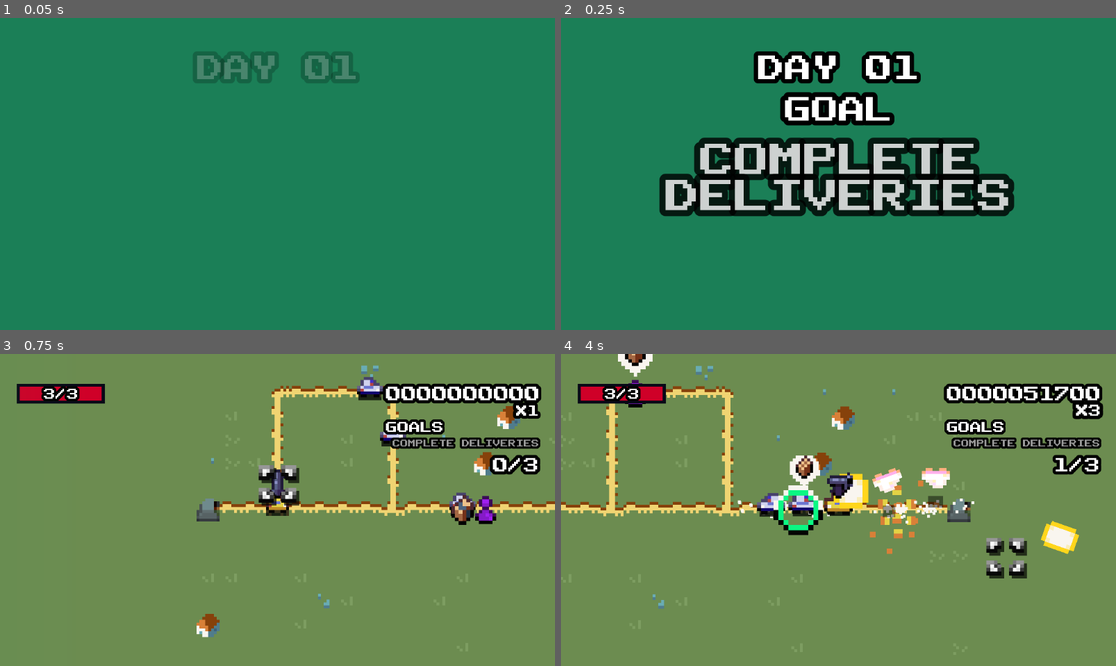
Above: before the commit, frames 1-4 (two rows, left to right).
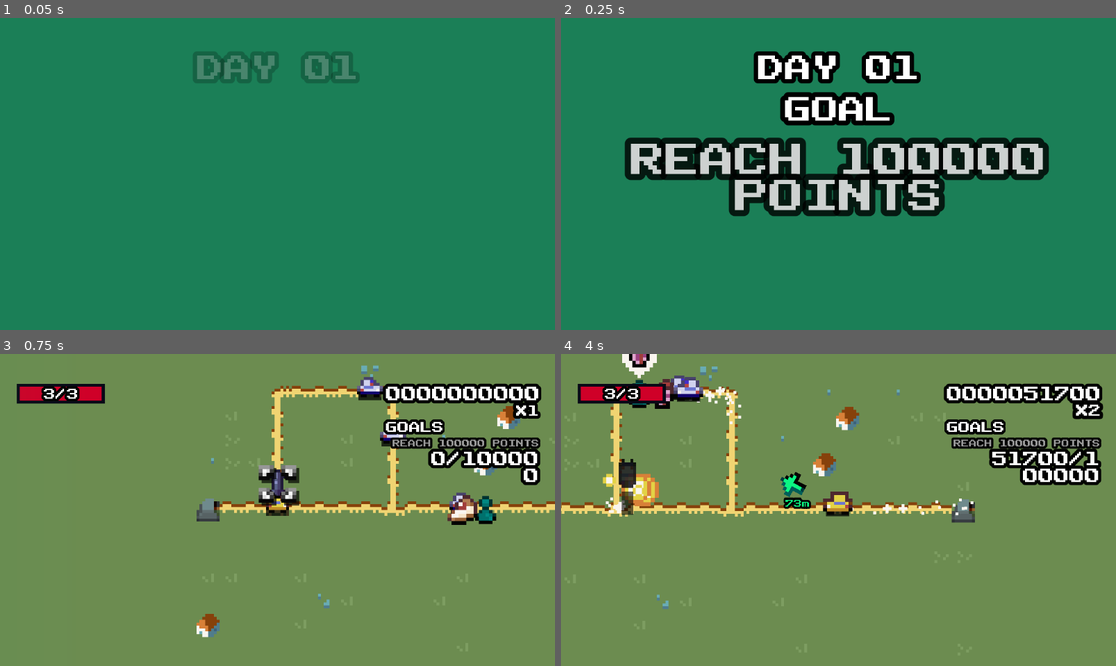
Above: after the commit, the same moments.

Repository: LorenzoMichelotti/delivery-game
Game: Godot game, scene res://levels/ProceduralLevel.tscn
Same seed, same stepped clock (60 frames per second), same inputs: the game is played once before the commit and once after it. This scene is started directly instead of the project's main scene.
Inputs (mouse positions are in pixels of both pictures, inside the frame that each line leads up to):
- Up to frame 1 (0.05 s): no input
- Up to frame 2 (0.25 s): no input
- Up to frame 3 (0.75 s): move the mouse to (399, 494) at 0.52 s; hold D (right) from 0.53 s (still down); hold Space (space) from 0.53 s (still down)
- Up to frame 4 (4 s): move the mouse to (727, 525) at 1.27 s; release D (right) at 1.28 s; release Space (space) at 1.28 s; hold S (down) 1.28-2.03 s; click (727, 525) at 1.35 s; tap Space (space) at 1.55, 2.85 s; move the mouse to (894, 441) at 2.02 s; hold D (right) 2.03-2.78 s; hold Space (space) 2.03-2.78 s; move the mouse to (810, 572) at 2.77 s; hold W (up) 2.78-3.53 s; move the mouse to (1005, 556) at 3.52 s; hold A (left) from 3.53 s (still down); hold Space (space) from 3.53 s (still down); click (1005, 556) at 3.6 s

Frame 1 is identical in both runs. In frame 2, 11% of the frame differs, in the area x 11-88%, y 38-64%; in frame 3, 2.2%; in frame 4, 12%, in the area x 0-98%, y 0-82%.

Commit message:
fixed truck sprite, added mobile deliveries requirement

Diff:
--- a/actors/npc.gd
+++ b/actors/npc.gd
@@ -6,6 +6,7 @@
 		texture = t
 		$SpritePivot/Sprite2D.texture = t
 
+const TRUCK_TEXTURE = preload("res://assets/cars/truck.png")
 @onready var random_movement_module = $RandomMovementModule
 @onready var item_balloon = $ItemBalloon
 
@@ -13,7 +14,10 @@
 	set(new_delivery_id):
 		if new_delivery_id != -1:
 			delivery_id = new_delivery_id
+			sprite.texture = TRUCK_TEXTURE
+			alive_module.max_hp = 300
 			item_balloon.update_item_balloon.call_deferred(false, EntityManager.deliveries[delivery_id].item.item.animation_frame, EntityManager.deliveries[delivery_id].item.item.texture, EntityManager.deliveries[delivery_id].item.item.is_animated_sprite)
+			random_movement_module.speed = 70.0
 			alive_module.died.connect(_on_death)
 signal inventory_delivery_ids_changed(hide: bool, animation_frame: int, texture: Texture2D, is_animated: bool)
 
--- a/actors/npc.tscn
+++ b/actors/npc.tscn
@@ -108,6 +108,8 @@
 [node name="AliveModule" parent="." instance=ExtResource("5_sxxkn")]
 position = Vector2(0, -1)
 target_type = 2
+damage_stun_amount = 1.0
+invincibility_amount = 0.1
 on_death_points = 100
 
 [node name="Node2D" parent="." instance=ExtResource("2_ays1p")]
--- a/actors/player.tscn
+++ b/actors/player.tscn
@@ -78,9 +78,7 @@
 windup_shoot_delay = 0.1
 enabled = false
 damage = 100
-automatic_aim = false
 aim_speed = 60
-automatic_shoot = false
 
 [node name="Node2D" parent="." instance=ExtResource("3_yylic")]
 position = Vector2(1, 0)
--- a/entity_manager.gd
+++ b/entity_manager.gd
@@ -4,6 +4,8 @@
 const ACTORS = {
 	"npc": preload("res://actors/npc.tscn")
 }
+
+
 
 var entities = []
 var deliveries = {}
@@ -16,12 +18,12 @@
 	entities.append(entity)
 	if get_tree().current_scene == null:
 		return null
-	get_tree().current_scene.get_node("Map/Entities").add_child(entity)
+	get_tree().current_scene.get_node("Map/Entities").add_child.call_deferred(entity)
 	return entity
 
 func regenerate_entity(scene, global_position = LevelManager.tile_map_layer.map_to_local(LevelManager.road_positions.pick_random()), regenerate: bool = false):
 	if is_inside_tree():
-		spawn_entity(scene, LevelManager.tile_map_layer.map_to_local(LevelManager.road_positions.pick_random()), regenerate)
+		spawn_entity.call_deferred(scene, LevelManager.tile_map_layer.map_to_local(LevelManager.road_positions.pick_random()), regenerate)
 
 func _clear_entities():
 	for entity in entities:
@@ -41,11 +43,11 @@
 	pickup_item_resource.texture = LevelManager.current_completion_requirements.client.objects.pick_random()
 
 	var delivery_id = deliveries.size() + 1
-	var target: ItemScene = _spawn_item(Items.DELIVERY_TARGET_RES.duplicate(), _get_position_away_from_position(pickup_position, valid_positions, tile_map_layer), tile_map_layer)
+	var target: ItemScene = await _spawn_item(Items.DELIVERY_TARGET_RES.duplicate(), _get_position_away_from_position(pickup_position, valid_positions, tile_map_layer), tile_map_layer)
 	target.color = LevelManager.current_completion_requirements.client.color
 	target.item.delivery_id = delivery_id
 
-	var pickup_item: ItemScene = _spawn_item(pickup_item_resource, pickup_position, tile_map_layer)
+	var pickup_item: ItemScene = await _spawn_item(pickup_item_resource, pickup_position, tile_map_layer)
 	pickup_item.item.delivery_id = delivery_id
 	pickup_item.item.picked_up.connect(target.item.on_delivery_item_picked_up.bind(target))
 
@@ -58,6 +60,7 @@
 	if LevelManager.current_completion_requirements.level_modifiers.mobile_delivery:
 		pickup_item.set_cant_be_picked_up()
 		var npc: Npc = spawn_entity(ACTORS.npc, tile_map_layer.to_global(tile_map_layer.map_to_local(pickup_position)))
+		await get_tree().process_frame
 		npc.delivery_id = delivery_id
 
 	return deliveries[delivery_id]
--- a/generators/map_generator.gd
+++ b/generators/map_generator.gd
@@ -89,6 +89,7 @@
 	LevelManager.tile_map_layer = road_tilemap_layer
 	LevelManager.road_positions = road_positions
 	generate_entities(walker)
+	await get_tree().process_frame
 	map_generated.emit()
 
 func generate_entities(walker):
@@ -107,7 +108,7 @@
 	for i in range(LevelManager.current_completion_requirements.level_modifiers.npc_count):
 		EntityManager.spawn_entity(police_scene, _get_position_away_from_position(player_position), true)
 	print("spawning tanks")
-	for i in range(LevelManager.current_completion_requirements.level_modifiers.tank_count):
+	for i in range(LevelManager.current_completion_requirements.level_modifiers.tank_count if LevelManager.current_completion_requirements.level_modifiers.randomize_tank_count else randi_range(LevelManager.current_completion_requirements.level_modifiers.tank_count, LevelManager.current_completion_requirements.level_modifiers.tank_count + 1)):
 		EntityManager.spawn_entity(tank_scene, _get_position_away_from_position(player_position))
 	print("spawning spikes")
 	for i in range(randi_range(0,2)):
@@ -149,10 +150,10 @@
 	var map = walker.walk(grid_size * grid_size)
 
 	for cell_position in map.road_history:
-		_create_road_tile(cell_position, TERRAIN.OFFROAD)
+		_create_road_tile(cell_position, TERRAIN.CITY)
 		road_positions.append(cell_position)
 	for cell_position in map.step_history:
-		_create_road_tile(cell_position, TERRAIN.OFFROAD)
+		_create_road_tile(cell_position, TERRAIN.CITY)
 
 	print("connecting terrains...")
 	_connect_terrains()
--- a/items/item.tscn
+++ b/items/item.tscn
@@ -57,9 +57,6 @@
 vframes = 8
 frame = 20
 
-[node name="ItemBalloon" parent="SpritePivot" instance=ExtResource("3_vu4vb")]
-position = Vector2(0, -1)
-
 [node name="Area2D" type="Area2D" parent="."]
 
 [node name="CollisionShape2D" type="CollisionShape2D" parent="Area2D"]
@@ -69,3 +66,6 @@
 libraries = {
 &"": SubResource("AnimationLibrary_q7y18")
 }
+
+[node name="ItemBalloon" parent="." instance=ExtResource("3_vu4vb")]
+position = Vector2(0, -1)
--- a/items/item_scene.gd
+++ b/items/item_scene.gd
@@ -18,7 +18,7 @@
 @onready var area2d: Area2D = $Area2D
 @onready var sprite_pivot := $SpritePivot
 @onready var sprite := $SpritePivot/Sprite2D
-@onready var item_balloon := $SpritePivot/ItemBalloon
+@onready var item_balloon := $ItemBalloon
 
 var can_be_picked_up: bool = true
 var tile_position: Vector2i
@@ -56,6 +56,7 @@
 	var tween = create_tween()
 	await tween.tween_property(self, "scale", Vector2.ONE * 1.2, 0.3).finished
 	tween.kill()
+	scale = Vector2.ONE * 1.2
 
 	for area in area2d.get_overlapping_areas():
 		if area.is_in_group("hit_box") and area.get_parent().actor.is_in_group("player"):
--- a/level_builder/level_completion/destroy_tanks_requirement_resource.tres
+++ b/level_builder/level_completion/destroy_tanks_requirement_resource.tres
@@ -15,7 +15,7 @@
 npc_count = 3
 randomize_npc_count = false
 tank_count = 1
-randomize_tank_count = false
+randomize_tank_count = true
 metadata/_custom_type_script = "uid://bpsd1ovwnfdml"
 
 [resource]
--- a/level_builder/level_completion/minimum_deliveries_requirement_resource.tres
+++ b/level_builder/level_completion/minimum_deliveries_requirement_resource.tres
@@ -7,7 +7,7 @@
 [sub_resource type="Resource" id="Resource_2s2ct"]
 script = ExtResource("1_pvisv")
 deliveries_enabled = true
-mobile_delivery = true
+mobile_delivery = false
 concurrent_deliveries = 1
 gas_enabled = false
 random_gas_enabled = false
@@ -15,7 +15,7 @@
 npc_count = 3
 randomize_npc_count = false
 tank_count = 0
-randomize_tank_count = false
+randomize_tank_count = true
 metadata/_custom_type_script = "uid://bpsd1ovwnfdml"
 
 [resource]
--- /dev/null
+++ b/level_builder/level_completion/minimum_mobile_deliveries_requirement_resource.tres
@@ -0,0 +1,27 @@
+[gd_resource type="Resource" script_class="MinimumDeliveriesCompletionRequirementResource" load_steps=5 format=3 uid="uid://b4agv67v6i0r7"]
+
+[ext_resource type="Resource" uid="uid://bk8a7wr4o6575" path="res://assets/characters/actors/morgana/morgana.tres" id="1_p3iti"]
+[ext_resource type="Script" uid="uid://bpsd1ovwnfdml" path="res://level_builder/level_modifiers/level_modifier_resource.gd" id="2_06n5f"]
+[ext_resource type="Script" uid="uid://be0hnk3avkuth" path="res://level_builder/level_completion/scripts/minimum_deliveries_requirement_script.gd" id="3_ocow7"]
+
+[sub_resource type="Resource" id="Resource_2s2ct"]
+script = ExtResource("2_06n5f")
+deliveries_enabled = true
+mobile_delivery = true
+concurrent_deliveries = 1
+gas_enabled = false
+random_gas_enabled = false
+player_gun_turret = true
+npc_count = 3
+randomize_npc_count = false
+tank_count = 0
+randomize_tank_count = true
+metadata/_custom_type_script = "uid://bpsd1ovwnfdml"
+
+[resource]
+script = ExtResource("3_ocow7")
+minimum_deliveries_for_completion = 3
+client = ExtResource("1_p3iti")
+goal_description = "COMPLETE DELIVERIES"
+level_modifiers = SubResource("Resource_2s2ct")
+metadata/_custom_type_script = "uid://be0hnk3avkuth"
--- a/level_builder/level_completion/minimum_points_requirement_resource.tres
+++ b/level_builder/level_completion/minimum_points_requirement_resource.tres
@@ -7,7 +7,7 @@
 [sub_resource type="Resource" id="Resource_6d38v"]
 script = ExtResource("1_s7pss")
 deliveries_enabled = true
-mobile_delivery = true
+mobile_delivery = false
 concurrent_deliveries = 1
 gas_enabled = false
 random_gas_enabled = false
@@ -15,7 +15,7 @@
 npc_count = 3
 randomize_npc_count = false
 tank_count = 0
-randomize_tank_count = false
+randomize_tank_count = true
 metadata/_custom_type_script = "uid://bpsd1ovwnfdml"
 
 [resource]
--- a/level_manager.gd
+++ b/level_manager.gd
@@ -3,29 +3,16 @@
 const MINIMUM_POINTS_REQUIREMENT_RESOURCE = preload("res://level_builder/level_completion/minimum_points_requirement_resource.tres")
 const MINIMUM_DELIVERIES_REQUIREMENT_RESOURCE = preload("res://level_builder/level_completion/minimum_deliveries_requirement_resource.tres")
 const DESTROY_TANKS_REQUIREMENT_RESOURCE = preload("res://level_builder/level_completion/destroy_tanks_requirement_resource.tres")
+const MINIMUM_MOBILE_DELIVERIES_REQUIREMENT_RESOURCE = preload("res://level_builder/level_completion/minimum_mobile_deliveries_requirement_resource.tres")
 
 const WIN_SONG_STREAM: AudioStreamWAV = preload("res://assets/sounds/Level_Complete.wav")
 
 const COMPLETION_REQUIREMENTS: Array[CompletionRequirementResource] = [
 	MINIMUM_POINTS_REQUIREMENT_RESOURCE,
 	MINIMUM_DELIVERIES_REQUIREMENT_RESOURCE,
-	DESTROY_TANKS_REQUIREMENT_RESOURCE
+	DESTROY_TANKS_REQUIREMENT_RESOURCE,
+	MINIMUM_MOBILE_DELIVERIES_REQUIREMENT_RESOURCE
 ]
-
-const levels = {
-	1: {
-		"scene": preload("res://levels/01.tscn"),
-	},
-	2: {
-		"scene": preload("res://levels/02.tscn"),
-	},
-	3: {
-		"scene": preload("res://levels/03.tscn"),
-	},
-	4: {
-		"scene": preload("res://levels/04.tscn"),
-	}
-}
 
 var current_completion_requirements: CompletionRequirementResource = MINIMUM_POINTS_REQUIREMENT_RESOURCE
 
@@ -35,7 +22,6 @@
 var is_level_completed = false
 var current_goal_achieved = false
 var current_level: int = 0
-var current_level_retries: int = 0
 var endless_mode = true
 signal level_changed
 signal level_completion_requirement_met
@@ -47,27 +33,6 @@
 	if is_level_completed:
 		return
 	is_level_completed = LevelManager.verify_level_win_condition() if verify else true
-	if LevelManager.endless_mode:
-		return
-	var current_scene = get_tree().current_scene
-	if not is_level_completed and current_scene.gameover_cutscene != null:
-		CutsceneManager.cutscene_player.play.call_deferred(current_scene.gameover_cutscene, current_scene.game_ui)
-		return
-	if is_level_completed and current_scene.success_cutscene != null:
-		CutsceneManager.cutscene_player.play.call_deferred(current_scene.success_cutscene, current_scene.game_ui)
-		return
-	GameManager.set_game_mode(GameManager.GAMEMODE.GAMEOVER)
-
-func change_level(level: int):
-	GameManager.set_game_mode(GameManager.GAMEMODE.INITIALIZING)
-	if level != current_level:
-		current_level = level
-		current_level_retries = 0
-	else:
-		current_level_retries += 1
-	var level_data = levels[level]
-	_update_completion_requirements()
-	get_tree().change_scene_to_packed.call_deferred(level_data.scene)
 
 func _update_completion_requirements(custom_requirement: CompletionRequirementResource = null):
 	acquired_targets.clear()
@@ -75,24 +40,17 @@
 		current_completion_requirements = custom_requirement
 	current_completion_requirements = COMPLETION_REQUIREMENTS.pick_random()
 
+
 func next_level():
 	if PlayerManager.pawn.alive_module.is_dead:
 		return
 
-	if endless_mode:
-		current_goal_achieved = false
-		current_level += 1
-		_update_completion_requirements()
-		get_tree().reload_current_scene()
-		level_changed.emit()
-		return
+	current_goal_achieved = false
+	current_level += 1
+	_update_completion_requirements()
+	get_tree().reload_current_scene()
+	level_changed.emit()
 
-	var next_level_number = current_level + 1
-	if next_level_number > levels.size():
-		next_level_number = 1
-	level_changed.emit()
-	change_level(next_level_number)
-	return
 
 func new_run():
 	current_level = 0
@@ -101,6 +59,7 @@
 	get_tree().reload_current_scene()
 	level_changed.emit()
 	return
+
 
 func verify_level_win_condition():
 	if current_completion_requirements:
--- a/modules/alive_module.gd
+++ b/modules/alive_module.gd
@@ -2,7 +2,10 @@
 extends Node2D
 
 @export var target_type : GlobalConstants.TARGET_TYPES
-@export var max_hp := 1
+@export var max_hp := 1:
+	set(new_max_hp):
+		max_hp = new_max_hp
+		hp = max_hp
 @export var should_free_on_dead := true
 @export var can_be_knocked_down := true
 @export var damage_stun_amount := .2
--- a/modules/gun_turret_module.gd
+++ b/modules/gun_turret_module.gd
@@ -20,6 +20,7 @@
 @onready var area_range = $Range
 @onready var windup_timer = $WindupTimer
 @onready var muzzle_flash_sprite = $BulletHolePivot/bullet_hole/MuzzleFlashSprite
+@export var can_be_manually_disabled = false
 
 var can_shoot = true
 var enemies_in_range: Array[Node2D] = []
@@ -54,7 +55,7 @@
 		return
 	update_animations()
 	if automatic_shoot:
-		if type == GlobalConstants.ACTOR_TYPES.PLAYER and Input.is_action_just_pressed("space"):
+		if can_be_manually_disabled and type == GlobalConstants.ACTOR_TYPES.PLAYER and Input.is_action_just_pressed("space"):
 			manual_disable = !manual_disable
 		if manual_disable:
 			animation_tree.set("parameters/conditions/appear", false)
--- a/modules/gun_turret_module.tscn
+++ b/modules/gun_turret_module.tscn
@@ -6,7 +6,7 @@
 [ext_resource type="AnimationNodeBlendSpace2D" uid="uid://ca0o38or6s742" path="res://animations/gun_turret_direction_blend_space.tres" id="3_jqf7y"]
 
 [sub_resource type="CircleShape2D" id="CircleShape2D_x3h87"]
-radius = 47.0106
+radius = 28.0179
 
 [sub_resource type="Animation" id="Animation_is7k4"]
 length = 0.001
@@ -358,7 +358,6 @@
 shoot_delay = 1.0
 
 [node name="Range" type="Area2D" parent="."]
-visible = false
 
 [node name="CollisionShape2D" type="CollisionShape2D" parent="Range"]
 shape = SubResource("CircleShape2D_x3h87")
--- a/ui/GameOver.tscn
+++ b/ui/GameOver.tscn
@@ -458,7 +458,7 @@
 "transitions": PackedFloat32Array(1),
 "values": [{
 "args": [],
-"method": &"_restart_or_go_to_next_level"
+"method": &"_restart"
 }]
 }
 tracks/12/type = "value"
--- a/ui/game_over.gd
+++ b/ui/game_over.gd
@@ -20,14 +20,8 @@
 	if visible and event.is_action_released("space"):
 		_disappear()
 
-func _restart_or_go_to_next_level():
-	if start_over:
-		if LevelManager.endless_mode:
-			LevelManager.new_run()
-		else:
-			get_tree().reload_current_scene()
-		return
-	LevelManager.next_level()
+func _restart():
+	LevelManager.new_run()
 
 func _update_points_label():
 	if visible:
--- a/ui/gps.gd
+++ b/ui/gps.gd
@@ -1,6 +1,6 @@
 extends Node2D
 
-@export var cross_hair_activation_distance = 50
+@export var cross_hair_activation_distance = 65
 @export var enabled = true
 @onready var animation_tree = $AnimationTree
 @onready var distance_label = $Label
--- a/ui/gps.tscn
+++ b/ui/gps.tscn
@@ -181,7 +181,7 @@
 "times": PackedFloat32Array(0, 0.2),
 "transitions": PackedFloat32Array(1, 1),
 "update": 0,
-"values": [Vector2(2, 0), Vector2(1.72117, 1.72117)]
+"values": [Vector2(2, 0), Vector2(2, 2)]
 }
 tracks/3/type = "value"
 tracks/3/imported = false
@@ -343,7 +343,7 @@
 
 [node name="AnimationPlayer" type="AnimationPlayer" parent="."]
 libraries = {
-"": SubResource("AnimationLibrary_17lxb")
+&"": SubResource("AnimationLibrary_17lxb")
 }
 
 [node name="AnimationTree" type="AnimationTree" parent="."]
@@ -354,6 +354,7 @@
 parameters/conditions/pickup = false
 
 [node name="CrossHair" type="Sprite2D" parent="."]
+z_index = -11
 scale = Vector2(1.72117, 1.72117)
 texture = ExtResource("3_dy20j")
 
Not shown, changed: ideas for delivery game.txt
